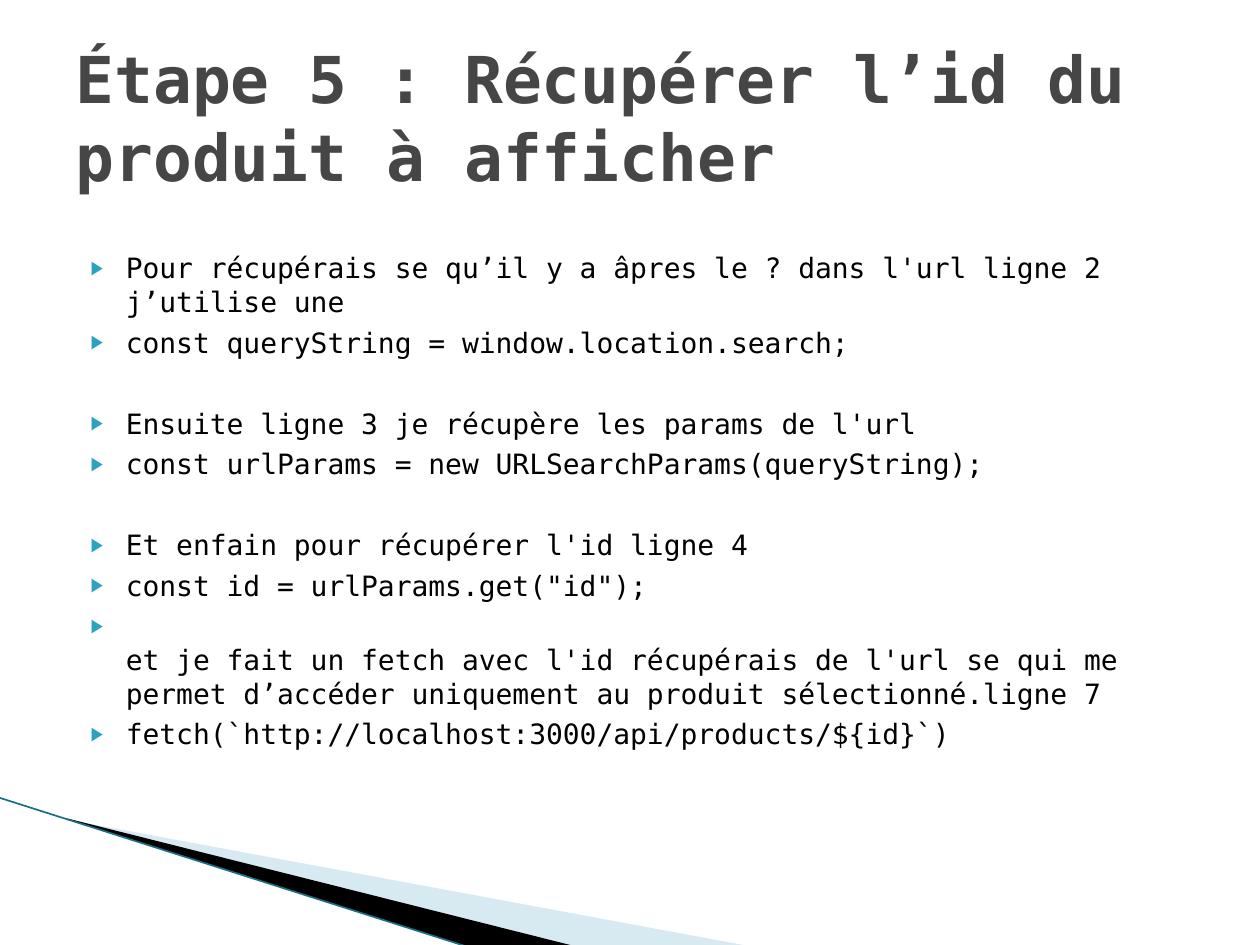
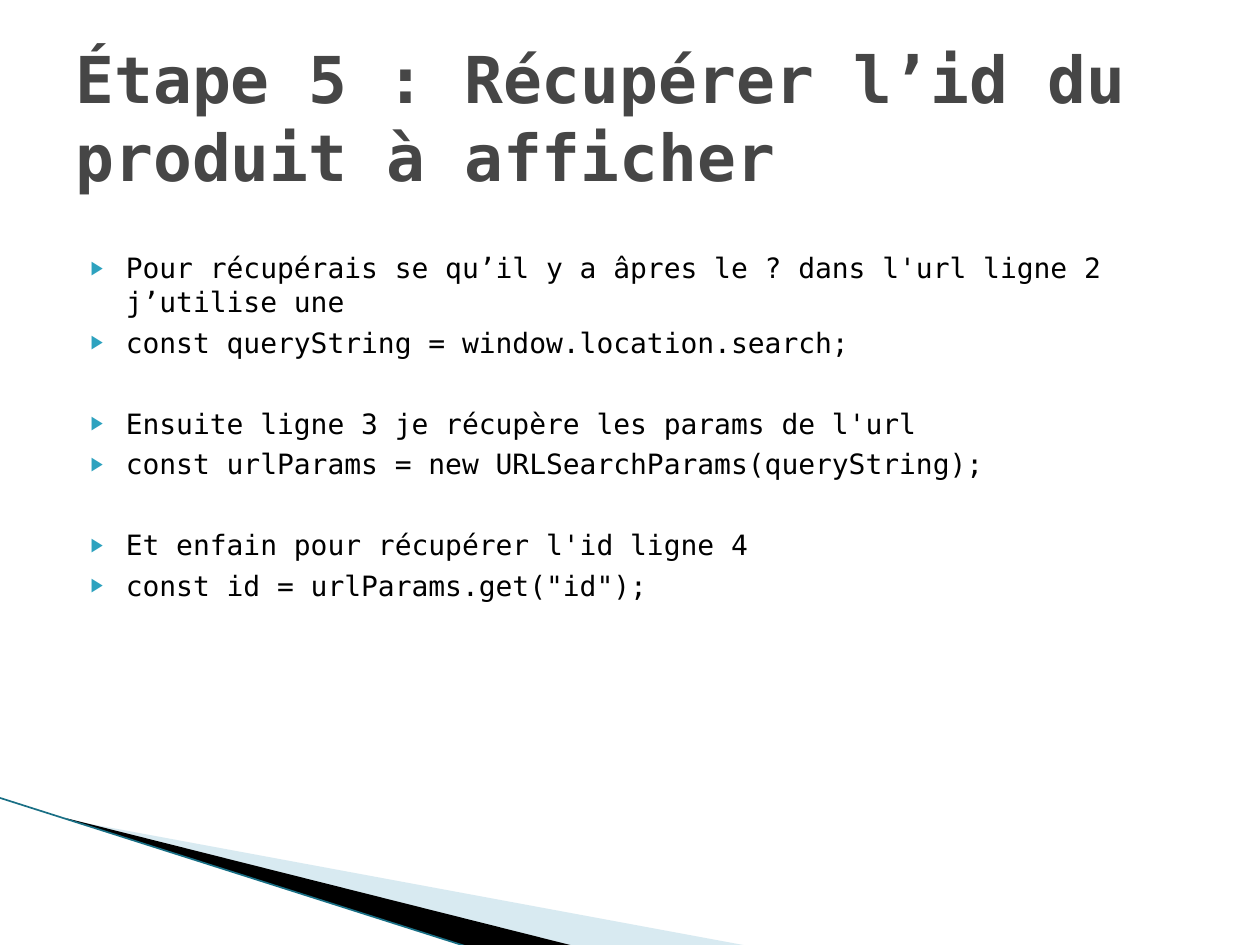
Before and after one commit to gwenaelgressier/GwenaelGressier_05_04042022, a slide deck: slide 7 of Nouveau Présentation Microsoft Office PowerPoint.pptx. Drawn at 1260x945 pixels with LibreOffice and Linux fonts; fonts in the diff are those of the drawing; background and template pictures are left out. Boxes give left, top, right and bottom in pixels: in the first picture for what was removed or moved away, otherwise in the second. Text is boxed around its words. In the diff, an @@ line names an element or a change of style, - is before the commit and + after.

```diff
--- a/Nouveau Présentation Microsoft Office PowerPoint.pptx
+++ b/Nouveau Présentation Microsoft Office PowerPoint.pptx
@@ text at bbox=[126, 648, 1118, 750]: paragraphs removed @@
-▶ et je fait un fetch avec l'id récupérais de l'url se qui me permet d’accéder uniquement au produit sélectionné.ligne 7
-▶ fetch(`http://localhost:3000/api/products/${id}`)
```
Also in this commit, not shown: 4 other slides changed, 3 other files.
